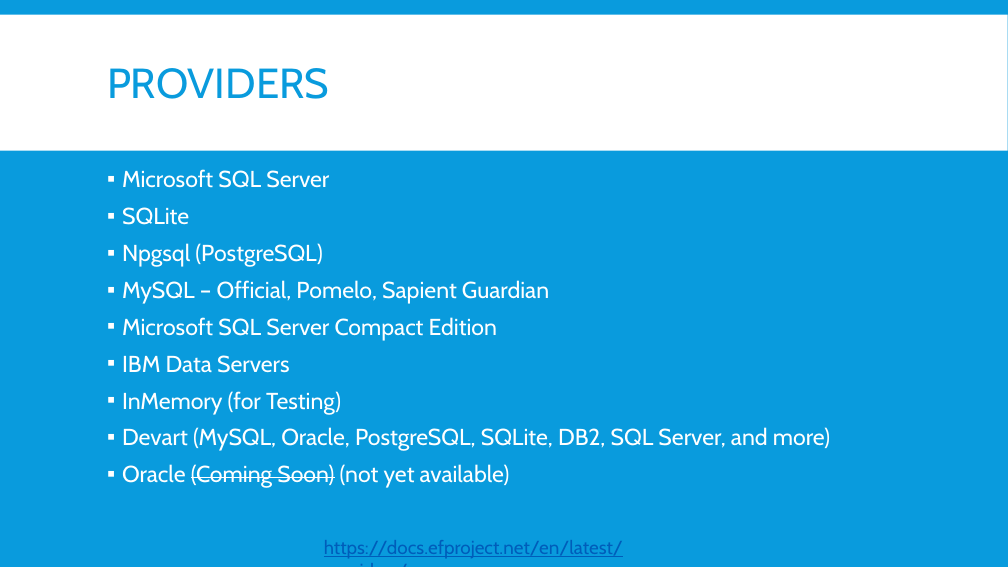
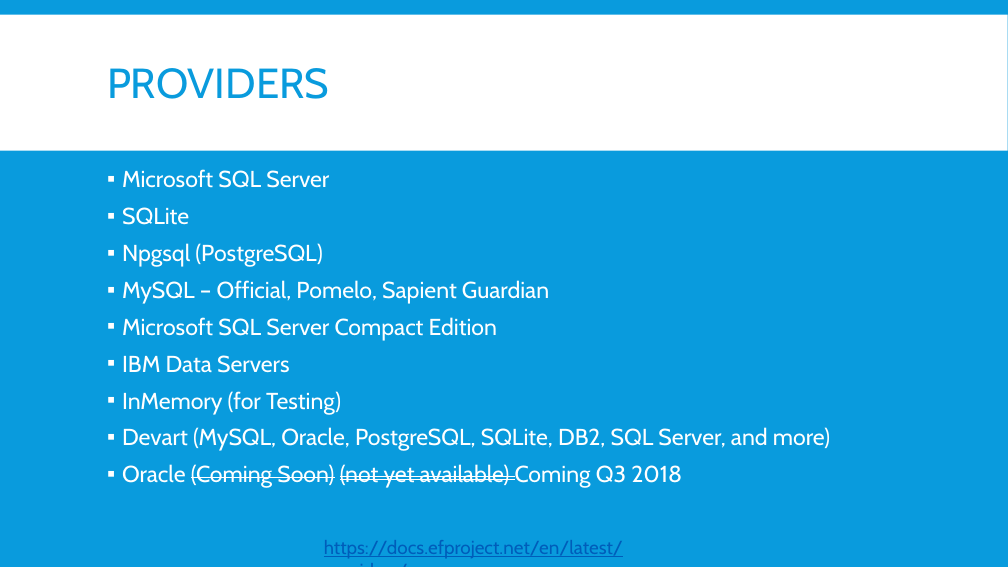
Before and after one commit to jwooley/EfCore, a slide deck: slide 15 of EfCoreGettingStarted.pptx. Drawn at 1008x567 pixels with LibreOffice and Linux fonts; fonts in the diff are those of the drawing. Boxes give left, top, right and bottom in pixels: in the first picture for what was removed or moved away, otherwise in the second. Text is boxed around its words. In the diff, an @@ line names an element or a change of style, - is before the commit and + after.

```diff
--- a/EfCoreGettingStarted.pptx
+++ b/EfCoreGettingStarted.pptx
@@ text at bbox=[122, 464, 682, 488]: text changed @@
-▪ Oracle (Coming Soon) (not yet available)
+▪ Oracle (Coming Soon) (not yet available) Coming Q3 2018
```
Also in this commit, not shown: 2 other slides changed, 1 other file.
